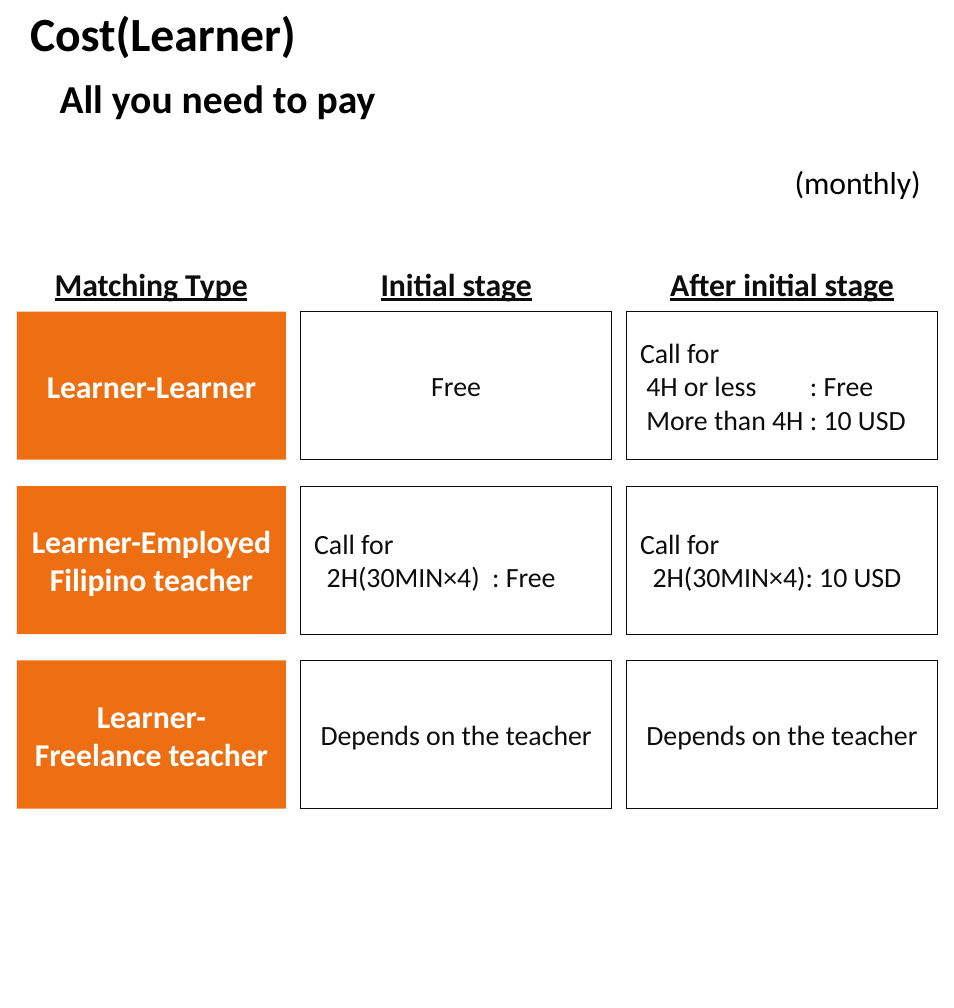
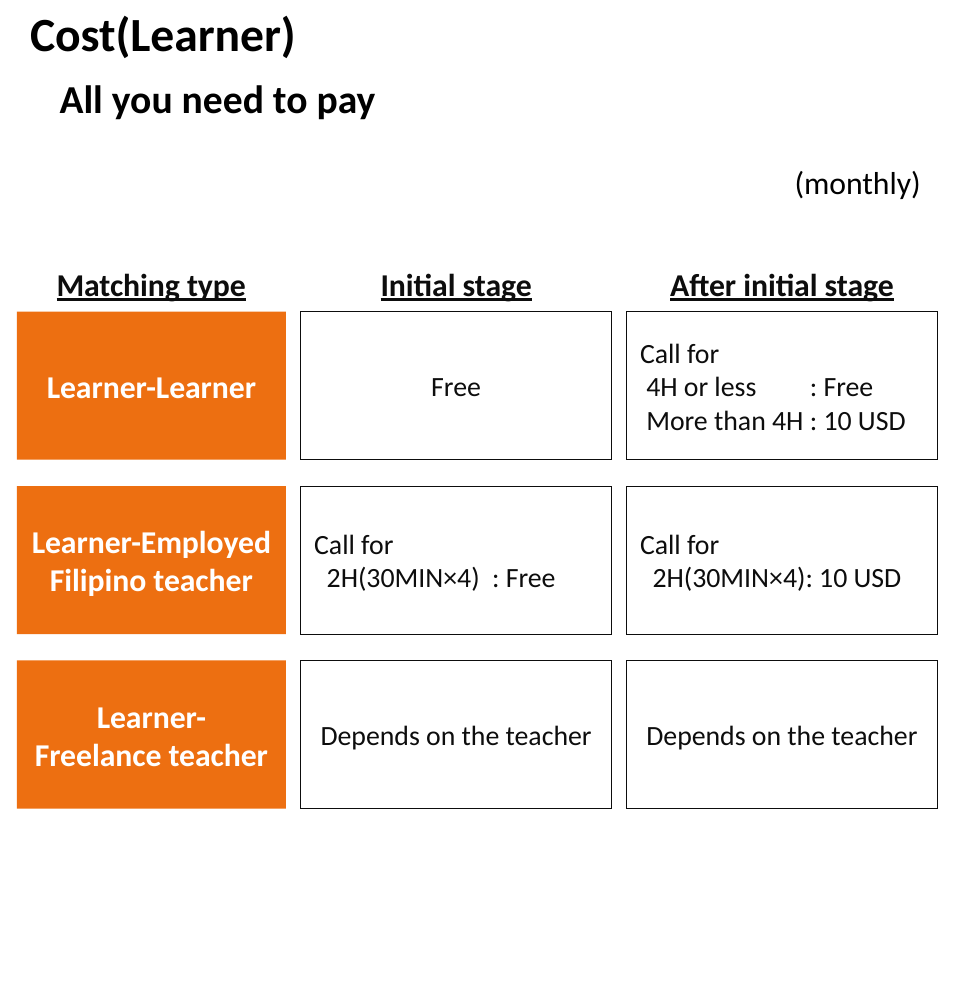
Before and after one commit to teamCairo/convas, a slide deck: slide 5 of zz_document/project_Parfait/conceptUI.pptx. Drawn at 954x1008 pixels with LibreOffice and Linux fonts; fonts in the diff are those of the drawing. Boxes give left, top, right and bottom in pixels: in the first picture for what was removed or moved away, otherwise in the second. Text is boxed around its words. In the diff, an @@ line names an element or a change of style, - is before the commit and + after.

```diff
--- a/zz_document/project_Parfait/conceptUI.pptx
+++ b/zz_document/project_Parfait/conceptUI.pptx
@@ text at box(57, 273, 246, 302): text changed @@
-Matching Type
+Matching type
```
Also in this commit, not shown: 1 other slide changed, 32 other files.
